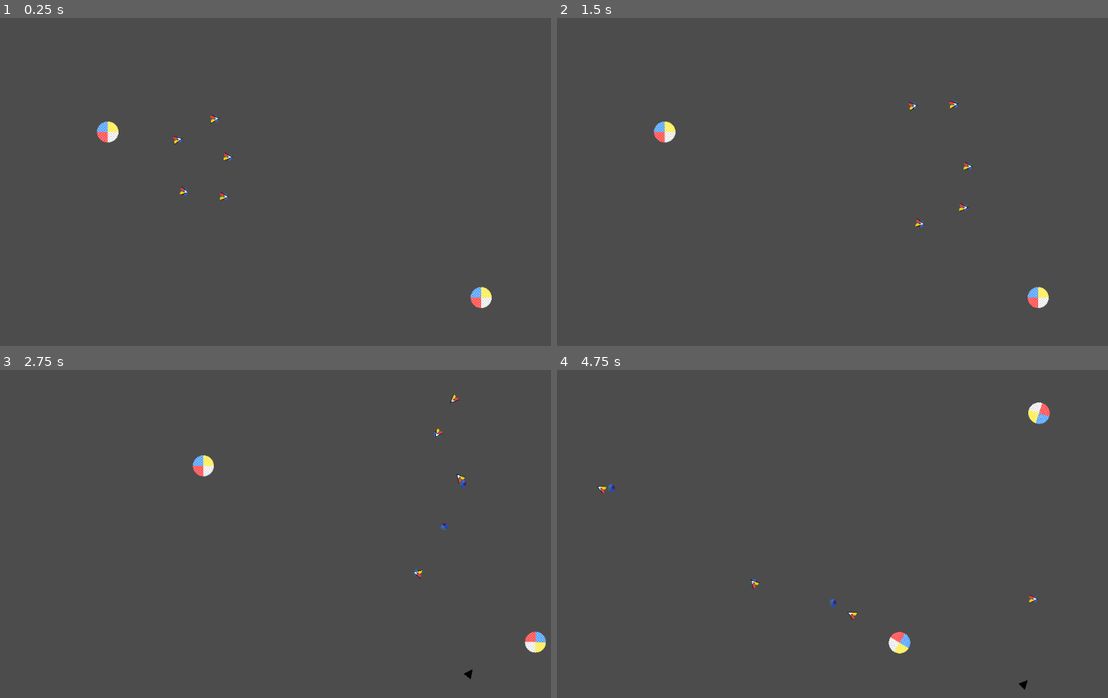
Above: before the commit, frames 1-4 (two rows, left to right).
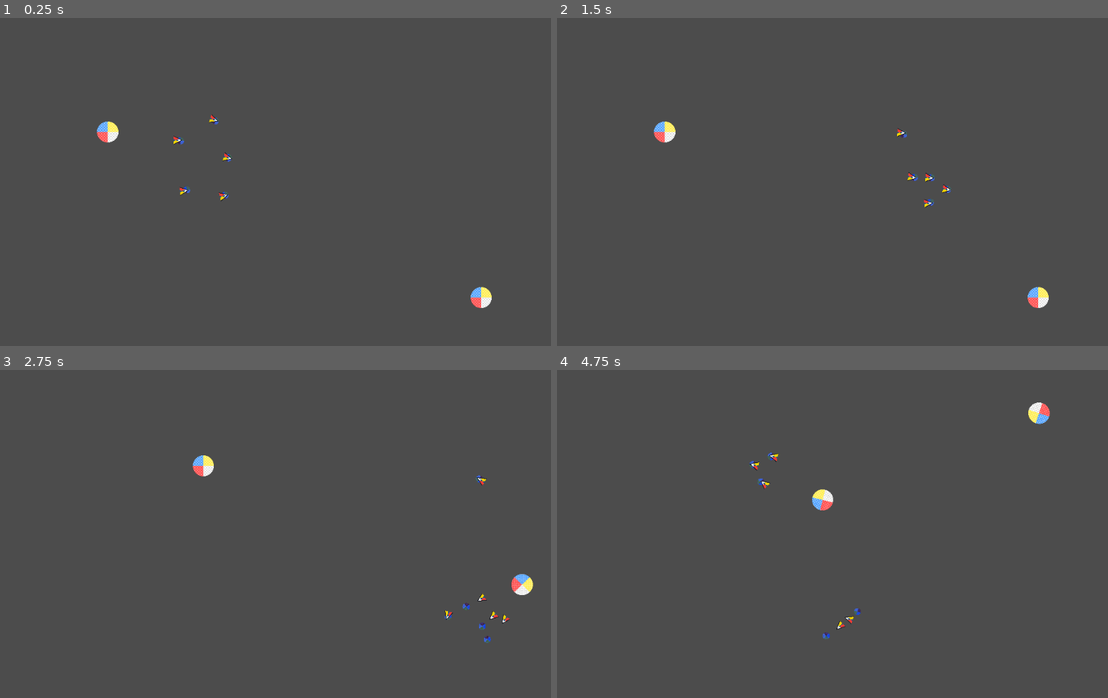
Above: after the commit, the same moments.

Repository: CluckeyMcCormick/fictional-guacamole
Game: Godot game, scene res://scenes/proto/BoidSpace.tscn
The game is run twice, just before and just after one commit, with the same random seed, the same clock (stepped at 60 frames per second) and the same inputs.
Inputs:
- Up to frame 1 (0.25 s): no input
- Up to frame 2 (1.5 s): hold S (scroll_down) 0.53-1.28 s; tap A (scroll_left) at 1.35 s
- Up to frame 3 (2.75 s): hold D (scroll_right) from 2.03 s (still down)
- Up to frame 4 (4.75 s): release D (scroll_right) at 2.78 s; tap W (scroll_up) at 2.85 s; hold S (scroll_down) 3.53-4.28 s; tap A (scroll_left) at 4.35 s

The runs differ from the first frame. In frame 1, 0.1% of the frame differs, in the area x 31-43%, y 29-56%; in frame 2, 0.3%; in frame 3, 0.8%; in frame 4, 0.8%, in the area x 7-88%, y 25-98%.

Commit message:
Add alignment and cohesion vectors
With the avoidance vector in a more-or-less finalized state, and the
boid team resolution (temporarily) implemented, the next natural step
was to implement the remaining two components of boid algorithm:
alignment and cohesion.

Forunately, this was much easier to set up than the avoidance vector.
Since these two vectors refer to flock mates, and the BoidBrain
passively tracks flock mates, it was just a matter of sorting through
the flock to get the information we needed.

The result was a bit too powerful for it's own good, I'm afraid. The
boids would enter this weirdo spiral dance that they couldn't escape
from. That was due to the cohesion vector being too powerful, and
sampling all the boids - forward, and back.

To help alleviate this issue, I've manually scaled each vector by
different amounts. Avoidance & alignment have very nearly the same
value; only cohesion has been more or less neutered.

To me, this indicates a problem with the algorithm. Either how the
boid controls or how we sample for cohesion will need to change. Given
how PAINFUL getting the boid movement correct was, I'm more inclined
to change the sampling.

Diff:
--- a/FicGuac/scenes/proto/boid/BoidBrain.gd
+++ b/FicGuac/scenes/proto/boid/BoidBrain.gd
@@ -146,9 +146,14 @@
     _drive_speed = clamp( _drive_speed, DRIVE_SPEED_MIN, DRIVE_SPEED_MAX)
 
 func boid_integrate_forces(body_state):
+    # TODO: Actually remember how weighted averaging works
 
     var guide_vector = Vector2(RAYCAST_MAGNITUDE, 0)
-    guide_vector = calculate_avoidance_vector(body_state)
+    guide_vector = calculate_avoidance_vector(body_state) * .9
+    guide_vector += calculate_alignment_vector(body_state) * .875 #* .75
+    guide_vector += calculate_cohesion_vector(body_state) * .125 #* .25
+
+    guide_vector /= 3
 
     # If we're showing a threat vector, set the position to the threat sum
     if show_guide_vector:
@@ -252,10 +257,51 @@
     return threat_sum
 
 func calculate_alignment_vector(body_state):
-    pass
+    # Create a blank vector for us to add to
+    var align_sum = Vector2.ZERO
+
+    # If we don't have any flock members, back out now. Otherwise, we might
+    # divide by zero, get a NAN vector, and then everything would be REALLY bad
+    if flock_members.size() <= 0:
+        return align_sum
+
+    # For each boid in flock members...
+    for flock_boid in flock_members.values():
+        # Create a standard "forward" vector
+        var rotated_alignment = Vector2(10, 0)
+        # Rotate it by this boid's heading
+        rotated_alignment = rotated_alignment.rotated( flock_boid.rotation )
+        # Add that to our "blank" vector
+        align_sum += rotated_alignment
+
+    # Divide the total vector by the boid count to get the "average" alignment
+    # vector
+    align_sum /= flock_members.size()
+
+    # Send it!
+    return align_sum
 
 func calculate_cohesion_vector(body_state):
-    pass
+    # Create a blank vector for us to add to
+    var cohesion_sum = Vector2.ZERO
+
+    # If we don't have any flock members, back out now. Otherwise, we might
+    # divide by zero, get a NAN vector, and then everything would be REALLY bad
+    if flock_members.size() <= 0:
+        return cohesion_sum
+
+    # For each boid in flock members...
+    for flock_boid in flock_members.values():
+        # Calculate the vector from brain-boid to current-flock-boid, add it to
+        # our "blank" vector
+        cohesion_sum += flock_boid.global_position - owner.global_position
+
+    # Divide the total vector by the boid count to get the "average" cohesion
+    # position vector
+    cohesion_sum /= flock_members.size()
+
+    # Send it!
+    return cohesion_sum
 
 #
 # !--> Singal Functions
